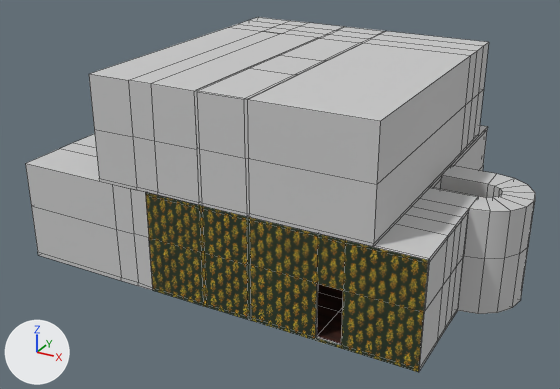
The FBX model Assets/_Models/Cuartos/Casa.FBX as it was, and as the next commit left it.
Camera for both pictures: a 50 mm camera at (-68.97, 11.93, 13.56) aimed at (-81.48, 34.68, 2.18). The axes (+X, +Y, +Z) are drawn at lower left. The lights are the same throughout. Mesh edges are drawn as thin lines. Where no turn or scale is listed for an object, it has been applied to the vertices.

Names of what the first picture shows: 'TODA LA CASA ENTERA'.
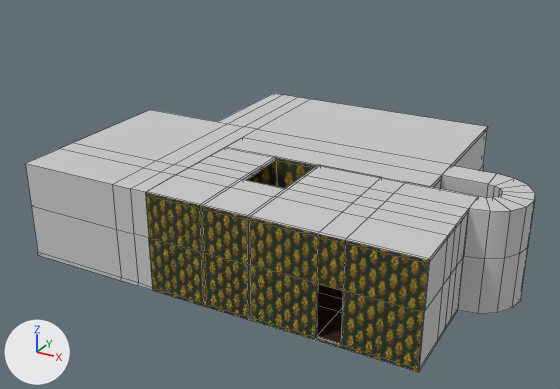
The newer file is also turned or shifted as a whole; pictures and numbers use the older file's frame.

Boxes [x1, y1, x2, y2] around the edits, measured in the pictures (560 x 389 px):
'TODA LA CASA ENTERA', reshaped (21% shorter)
    before: [25, 17, 535, 372]
    after: [25, 93, 535, 372]
part 1 of me_mesh, deleted
    before: [194, 17, 386, 217]
part 2 of me_mesh, deleted
    before: [247, 31, 489, 247]
part 3 of me_mesh, deleted
    before: [89, 27, 316, 205]

The change, as a list of edits to the scene's bpy script:
```text
Change me_mesh:
    where me_mesh.from_pydata(...)  # 991 vertices, 993 faces; spans x -8.2..8.2, y -5.9..5.9, z 0.0..7.3
    used by ob_toda_la_casa_entera; location = (-80.85, 35.76, 0.0)
    me_mesh part 1: the loose piece of 215 vertices spanning x -4.8..1.0, y -5.9..4.6, z 3.6..7.3 is deleted
    me_mesh part 2: the loose piece of 70 vertices spanning x 1.0..4.9, y -5.9..4.6, z 3.6..7.3 is deleted
    me_mesh part 3: the loose piece of 56 vertices spanning x -4.8..-0.8, y -5.9..2.2, z 3.6..7.3 is deleted
```
